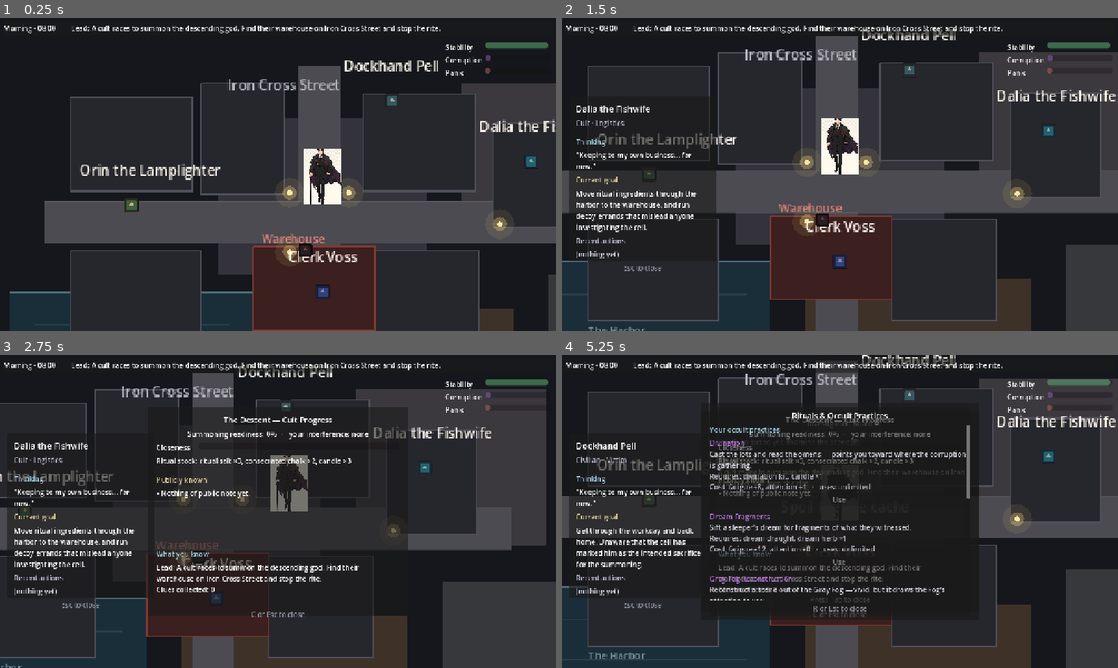
Above: before the commit, frames 1-4 (two rows, left to right).
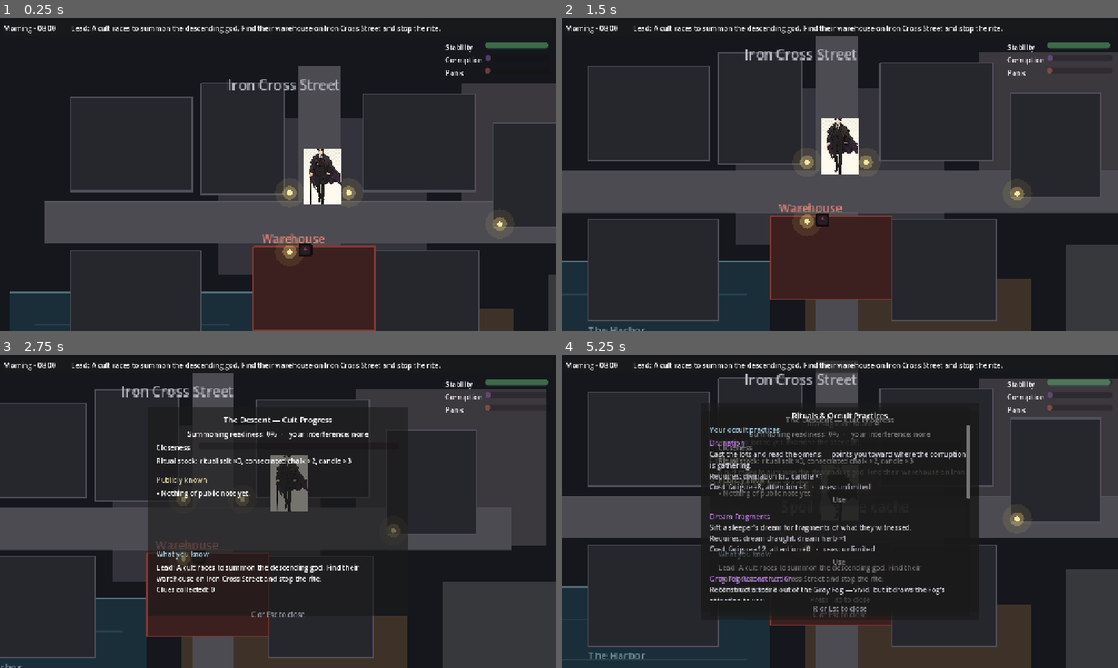
Above: after the commit, the same moments.

Repository: MaEnqiMark/Tingen-Game
Game: Godot game, scene res://scenes/Main.tscn
Same seed, same stepped clock (60 frames per second), same inputs: the game is played once before the commit and once after it. The engine's default icon, where the game draws it, is replaced by a stand-in: a white triangle on a blue panel in a dark square.
Inputs (mouse positions are in pixels of both pictures, inside the frame that each line leads up to):
- Up to frame 1 (0.25 s): no input
- Up to frame 2 (1.5 s): drag from (845, 265) to (1051, 133) at 0.52 s; drag from (1051, 130) to (840, 262) at 1.27 s
- Up to frame 3 (2.75 s): tap Enter at 2 s; move the mouse to (88, 511) at 2.02 s; hold D (move_right) from 2.03 s (still down); hold C (toggle_cult) from 2.03 s (still down); click (88, 511) at 2.17 s
- Up to frame 4 (5.25 s): release D (move_right) at 2.75 s; release C (toggle_cult) at 2.75 s; drag from (845, 408) to (984, 467) at 2.77 s; move the mouse to (1006, 558) at 3.52 s; hold A (move_left) 3.53-4.25 s; hold R (toggle_rituals) 3.53-4.25 s; drag from (673, 464) to (895, 408) at 4.27 s; move the mouse to (867, 511) at 5.02 s; hold S (move_down) from 5.03 s (still down); hold Tab (toggle_board) from 5.03 s (still down); click (867, 511) at 5.17 s

The runs differ from the first frame. In frame 1, 1.7% of the frame differs, in the area x 14-100%, y 13-90%; in frame 2, 6.1%, in the area x 1-100%, y 3-81%; in frame 3, 5.8%; in frame 4, 5.7%.

Commit message:
refactor: re-anchor rite site and NPC waypoints to the new world scale
ActionCommit.SITES and AmbientSidecar.WAREHOUSE are now derived from
MapProjection.map_to_world(WAREHOUSE_MAP); npcs.json schedules are rescaled
into the (0,0)-(3500,2471) world. A guard test asserts all three anchors agree.

Co-Authored-By: Claude Opus 4.7 <noreply@anthropic.com>

Diff:
--- a/tingen/data/npcs.json
+++ b/tingen/data/npcs.json
@@ -7,11 +7,11 @@
 		"intent": "Complete the warehouse summoning to escape mortality. Plan the ritual steps, direct the acolytes, recruit quietly, and keep the cell hidden from the Nighthawks and the player.",
 		"tint": [0.6, 0.5, 0.7],
 		"schedule": {
-			"morning": [440, 400],
-			"afternoon": [480, 300],
-			"dusk": [440, 340],
-			"night": [400, 360],
-			"late-night": [420, 360]
+			"morning": [1793, 1327],
+			"afternoon": [1830, 1220],
+			"dusk": [1793, 1263],
+			"night": [1757, 1284],
+			"late-night": [1775, 1284]
 		}
 	},
 	"fishwife_dalia": {
@@ -22,10 +22,10 @@
 		"intent": "Move ritual ingredients through the harbor to the warehouse, and run decoy errands that mislead anyone investigating the cell.",
 		"tint": [0.5, 0.7, 0.65],
 		"schedule": {
-			"morning": [680, 250],
-			"afternoon": [500, 260],
-			"dusk": [460, 320],
-			"night": [400, 360]
+			"morning": [2010, 1167],
+			"afternoon": [1848, 1178],
+			"dusk": [1812, 1242],
+			"night": [1757, 1284]
 		}
 	},
 	"lamplighter_orin": {
@@ -36,12 +36,12 @@
 		"intent": "Scout the district while lighting the lamps, reporting movements to Voss. Increasingly doubts what the cell is about to do, and can be turned by someone who reaches him.",
 		"tint": [0.85, 0.7, 0.4],
 		"schedule": {
-			"early-morning": [340, 210],
-			"morning": [220, 300],
-			"afternoon": [540, 300],
-			"dusk": [520, 360],
-			"night": [360, 360],
-			"late-night": [330, 360]
+			"early-morning": [1703, 1125],
+			"morning": [1595, 1220],
+			"afternoon": [1884, 1220],
+			"dusk": [1866, 1284],
+			"night": [1721, 1284],
+			"late-night": [1694, 1284]
 		}
 	},
 	"dockhand_pell": {
@@ -52,10 +52,10 @@
 		"intent": "Get through the workday and back home. Unaware that the cell has marked him as the intended sacrifice for the summoning.",
 		"tint": [0.7, 0.65, 0.55],
 		"schedule": {
-			"morning": [520, 180],
-			"afternoon": [520, 360],
-			"dusk": [500, 380],
-			"night": [360, 300]
+			"morning": [1866, 1093],
+			"afternoon": [1866, 1284],
+			"dusk": [1848, 1306],
+			"night": [1721, 1220]
 		}
 	}
 }
--- a/tingen/src/ActionCommit.gd
+++ b/tingen/src/ActionCommit.gd
@@ -6,10 +6,10 @@
 ## that belong to later systems (combat, ritual countdown, sabotage economy) are recorded
 ## as memory + outcome here and given their full effects in their own plans.
 
-## Named ritual/world sites in scene coordinates. Inside the iron_cross polygon
-## [320,200, 560,380] from districts.json.
-const SITES: Dictionary = {
-	"iron_cross_warehouse": Vector2(420, 360),
+## Named ritual/world sites in world coordinates, anchored to the canonical map via MapProjection
+## so they stay true to the map. const can't call a static fn, so this is a static var.
+static var SITES: Dictionary = {
+	"iron_cross_warehouse": MapProjection.map_to_world(MapProjection.WAREHOUSE_MAP),
 }
 
 ## How close (px) an agent must stand to the rite site for its ritual work to actually bite.
--- a/tingen/src/AmbientSidecar.gd
+++ b/tingen/src/AmbientSidecar.gd
@@ -13,7 +13,8 @@
 ## the same proposal — so the world is reproducible and the behavior is unit-testable.
 
 ## Mirrors ActionCommit.SITES.iron_cross_warehouse — the descending god's rite pulls the faithful in.
-const WAREHOUSE: Vector2 = Vector2(420, 360)
+## static var (not const) so it can be computed from MapProjection's transform.
+static var WAREHOUSE: Vector2 = MapProjection.map_to_world(MapProjection.WAREHOUSE_MAP)
 const WANDER: float = 28.0   # px of deterministic per-beat scatter around a goal
 
 ## The four-step descent litany, mirroring data/rituals.json summoning_descent. Cycled by beat so
--- a/tingen/tests/run_tests.gd
+++ b/tingen/tests/run_tests.gd
@@ -46,6 +46,7 @@
 	_test_sidecar_bridge()
 	_test_perception_snapshot()
 	_test_action_commit()
+	_test_coordinate_anchors_consistent()
 	_test_ritual_step_advances_summoning()
 	_test_commit_sets_thought()
 	_test_action_attack()
@@ -556,11 +557,12 @@
 	AG.rebuild()
 	var voss: Agent = AG.get_agent("clerk_voss")
 	voss.position = Vector2.ZERO
-	var before: float = voss.position.distance_to(Vector2(420, 360))
+	var site: Vector2 = ActionCommit.SITES["iron_cross_warehouse"]
+	var before: float = voss.position.distance_to(site)
 	var out: Dictionary = ActionCommit.commit(
 		{"actor": "clerk_voss", "verb": "move_to", "args": {"target": "iron_cross_warehouse"}}, voss)
 	_ok(out.has("moved_to"), "move_to reports a new position")
-	_ok(voss.position.distance_to(Vector2(420, 360)) < before, "agent moved toward the site")
+	_ok(voss.position.distance_to(site) < before, "agent moved toward the site")
 	_ok(voss.current_action.get("verb", "") == "move_to", "current_action is recorded")
 	# talk_to records memory, no movement.
 	var pos_before: Vector2 = voss.position
@@ -573,6 +575,15 @@
 	# coordinate-string target resolves.
 	ActionCommit.commit({"actor": "clerk_voss", "verb": "move_to", "args": {"target": "100,100"}}, voss)
 	_ok(true, "coordinate target does not error")
+
+func _test_coordinate_anchors_consistent() -> void:
+	print("[coordinate anchors]")
+	var site_world: Vector2 = MapProjection.map_to_world(MapProjection.WAREHOUSE_MAP)
+	_ok(site_world.is_equal_approx(Vector2(1802.5, 1302.0)), "rite site resolves to world (1802.5,1302.0)")
+	_ok((ActionCommit.SITES["iron_cross_warehouse"] as Vector2).is_equal_approx(site_world),
+		"ActionCommit.SITES rite == map_to_world(WAREHOUSE_MAP)")
+	_ok(AmbientSidecar.WAREHOUSE.is_equal_approx(site_world),
+		"AmbientSidecar.WAREHOUSE == map_to_world(WAREHOUSE_MAP)")
 
 func _test_commit_sets_thought() -> void:
 	print("[commit thought]")
